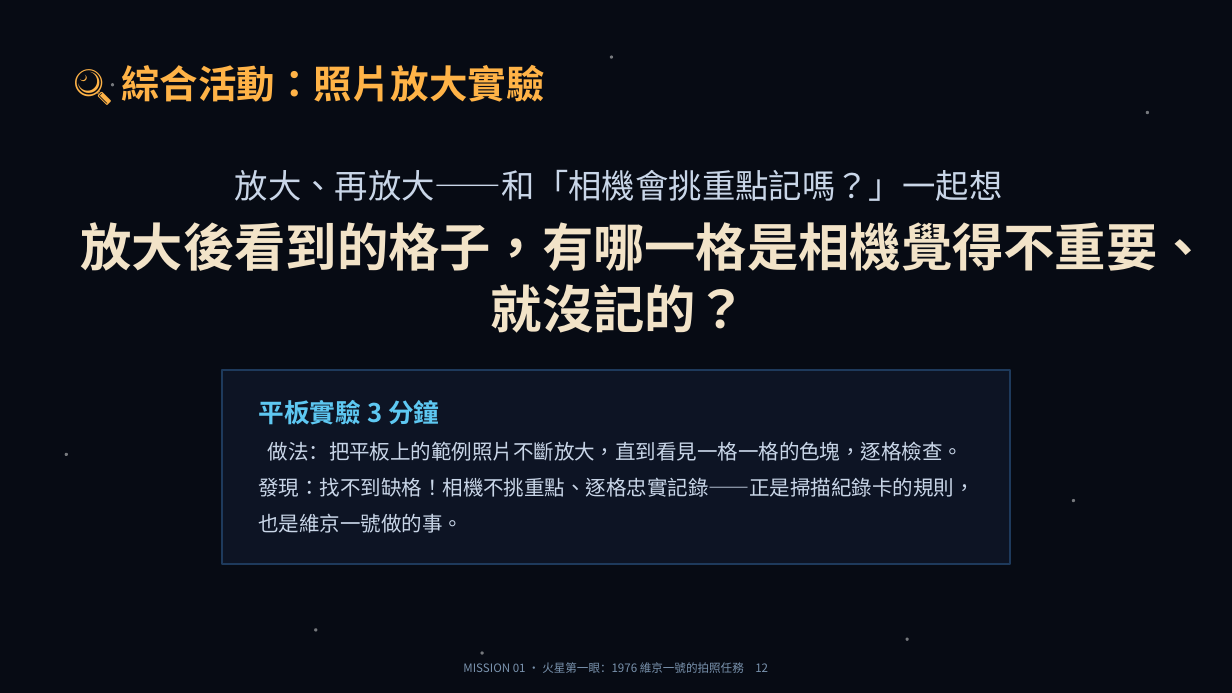
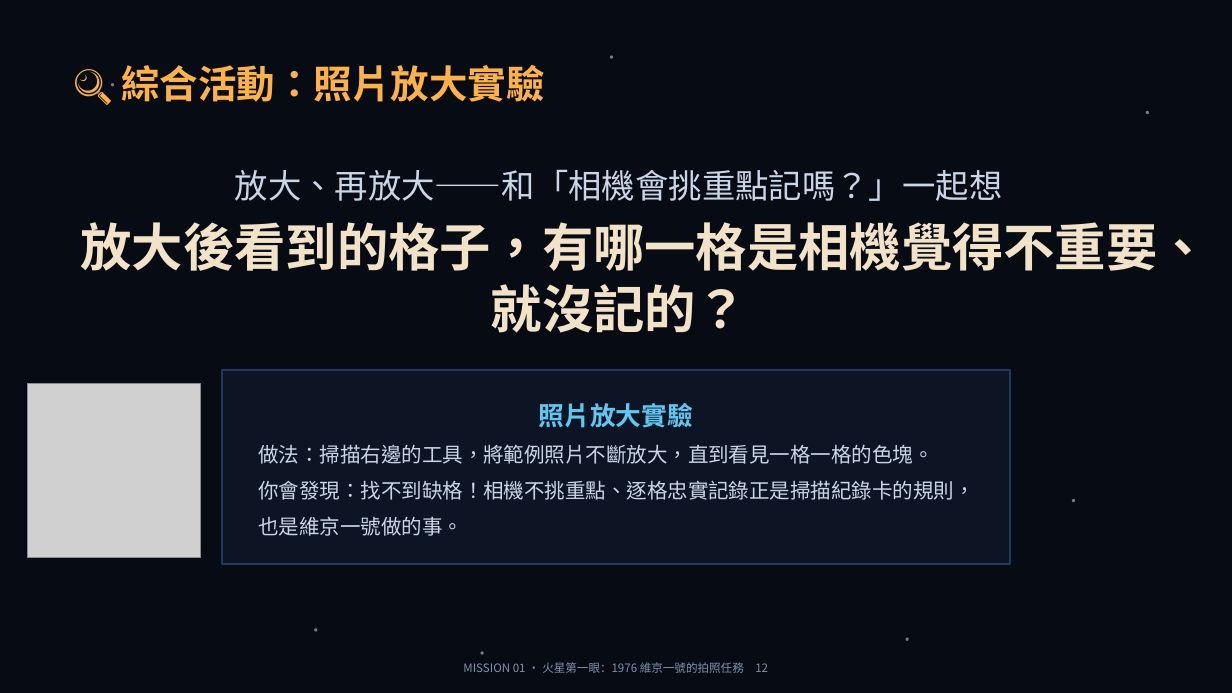
Before and after one commit to Kevin-tyc-dy/mars-first-eye, a slide deck: slide 12 of slides-1-first-photo.pptx. Drawn at 1232x693 pixels with LibreOffice and Linux fonts; fonts in the diff are those of the drawing; grey boxes stand for pictures. Boxes give left, top, right and bottom in pixels: in the first picture for what was removed or moved away, otherwise in the second. Text is boxed around its words. In the diff, an @@ line names an element or a change of style, - is before the commit and + after.

```diff
--- a/slides-1-first-photo.pptx
+++ b/slides-1-first-photo.pptx
@@ picture added at <box>28,384,201,557</box> @@
@@ text at <box>259,403,975,536</box>: text changed @@
-平板實驗 3 分鐘
-做法：把平板上的範例照片不斷放大，直到看見一格一格的色塊，逐格檢查。
-發現：找不到缺格！相機不挑重點、逐格忠實記錄——正是掃描紀錄卡的規則，也是維京一號做的事。
+照片放大實驗
+做法：掃描右邊的工具，將範例照片不斷放大，直到看見一格一格的色塊。
+你會發現：找不到缺格！相機不挑重點、逐格忠實記錄正是掃描紀錄卡的規則，也是維京一號做的事。
@@ ellipse removed at <box>65,453,68,457</box> @@
```
